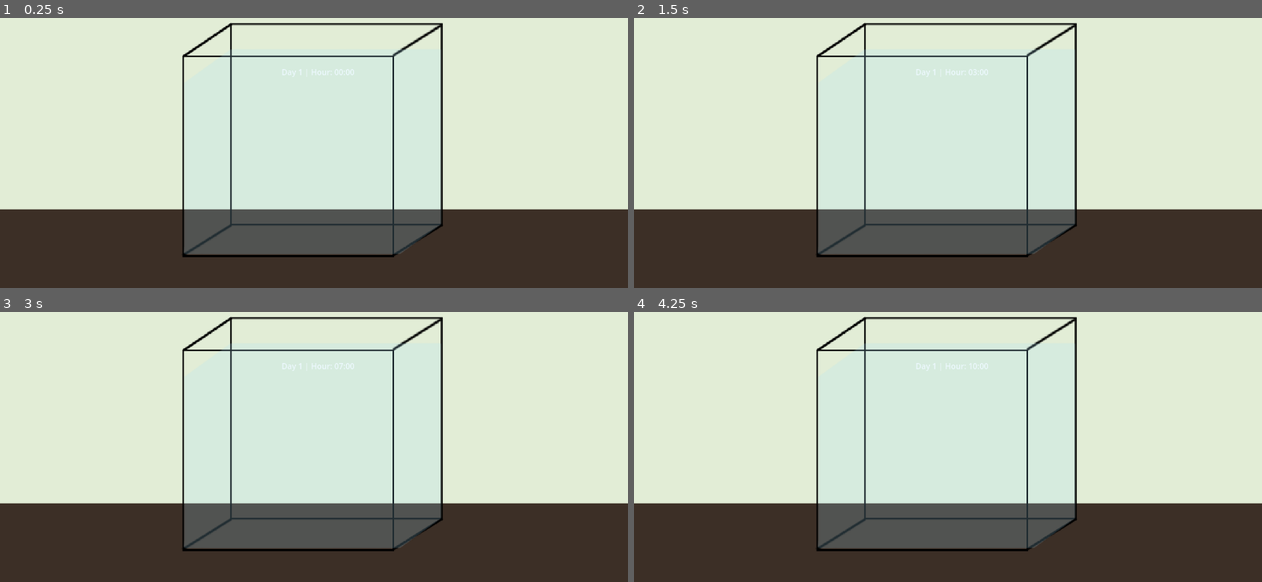
Above: before the commit, frames 1-4 (two rows, left to right).
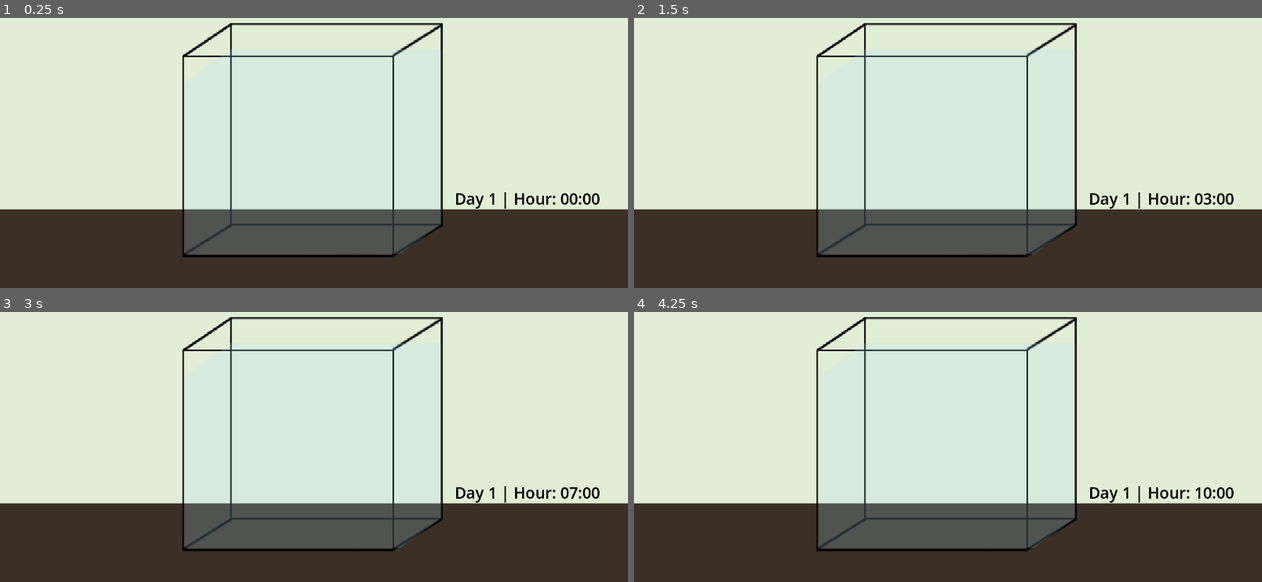
Above: after the commit, the same moments.

Repository: jac192133/Ecobana
Game: Godot game, scene res://scenes/RoomScene.tscn
The game is run twice, just before and just after one commit, with the same random seed, the same clock (stepped at 60 frames per second) and the same inputs.
Inputs:
- Up to frame 1 (0.25 s): no input
- Up to frame 2 (1.5 s): tap Enter at 0.5 s; tap Space at 1.25 s
- Up to frame 3 (3 s): tap Enter at 2 s; tap Space at 2.75 s
- Up to frame 4 (4.25 s): tap Enter at 3.5 s

The runs differ from the first frame. In frame 1, 0.5% of the frame differs, in the area x 45-96%, y 18-71%; in frame 2, 0.5%; in frame 3, 0.5%; in frame 4, 0.4%.

Commit message:
calendar try 3 charm

Diff:
--- a/godotecobana/scenes/RoomScene.tscn
+++ b/godotecobana/scenes/RoomScene.tscn
@@ -52,8 +52,12 @@
 
 [node name="CalenderLabel" type="Label" parent="Control"]
 layout_mode = 0
-offset_right = 40.0
-offset_bottom = 23.0
+offset_left = 353.0
+offset_top = 247.0
+offset_right = 461.0
+offset_bottom = 305.0
+theme_override_colors/font_color = Color(0, 0, 0, 1)
+theme_override_font_sizes/font_size = 32
 text = "day 1"
 script = ExtResource("8_yqss7")
 
